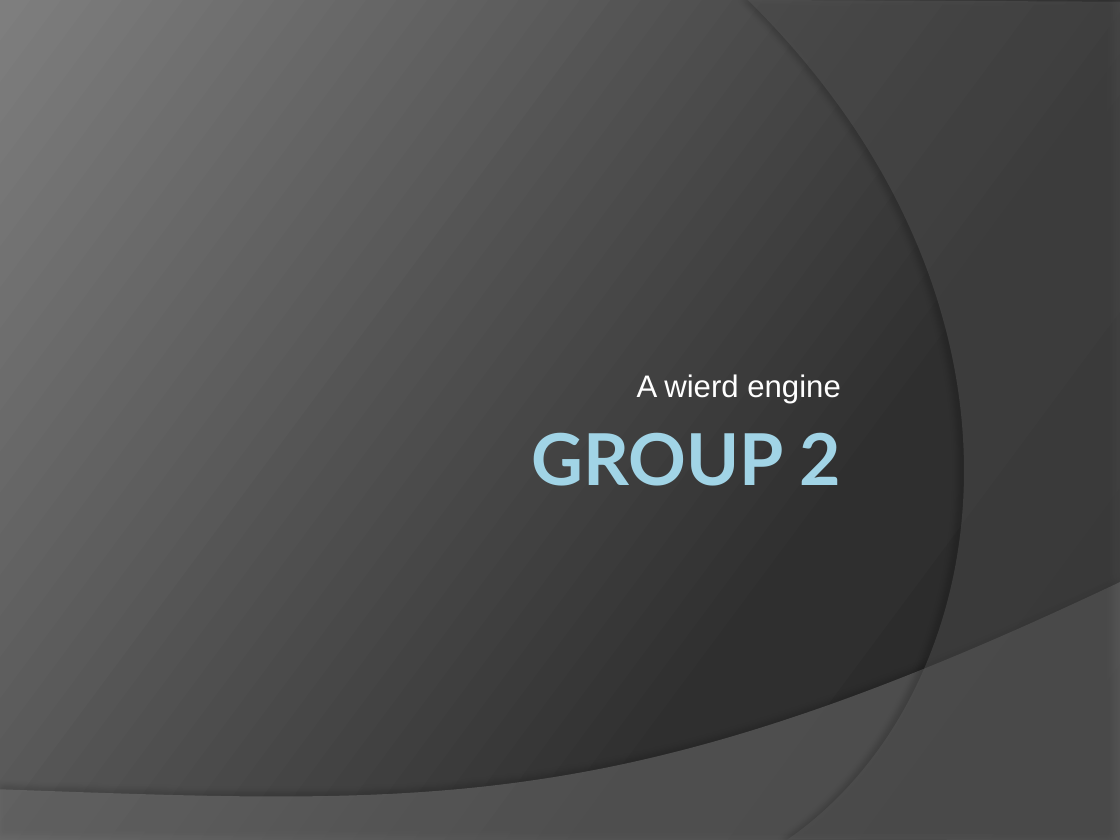
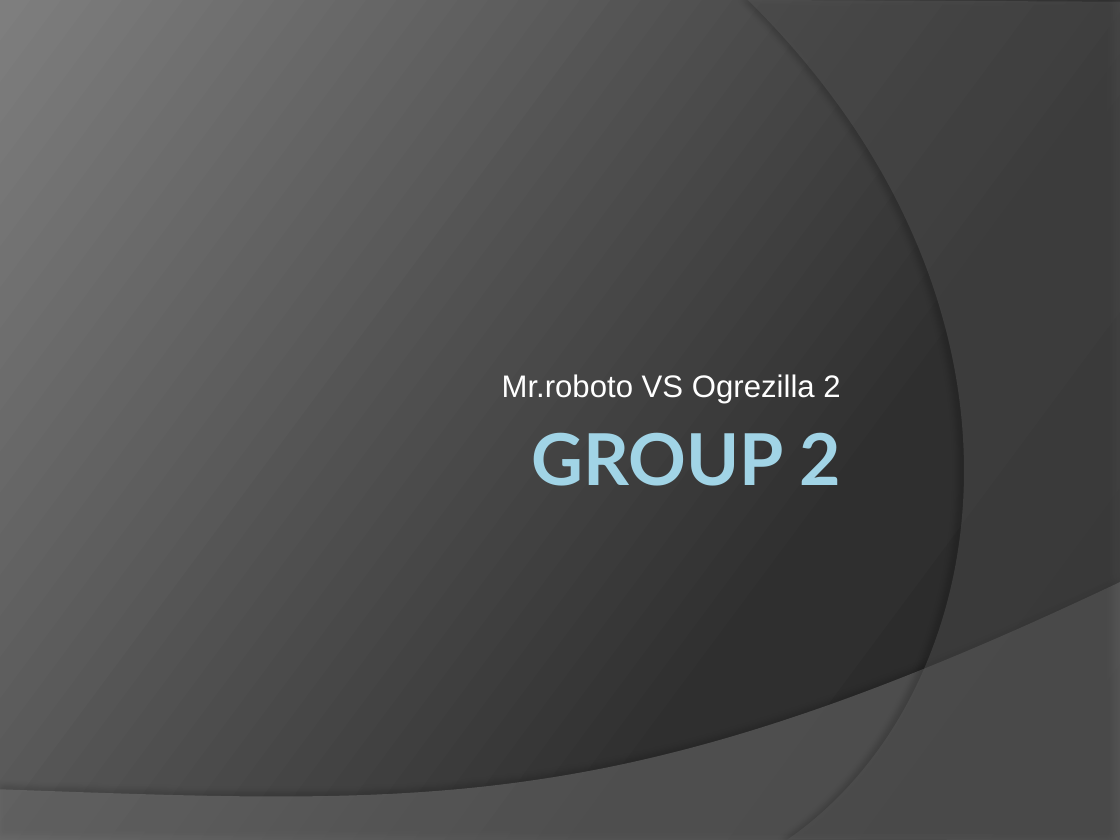
Before and after one commit to mgq812/simengines-g2-code, a slide deck: slide 1 of Presentation.pptx. Drawn at 1120x840 pixels with LibreOffice and Linux fonts; fonts in the diff are those of the drawing. Boxes give left, top, right and bottom in pixels: in the first picture for what was removed or moved away, otherwise in the second. Text is boxed around its words. In the diff, an @@ line names an element or a change of style, - is before the commit and + after.

```diff
--- a/Presentation.pptx
+++ b/Presentation.pptx
@@ subtitle at <box>502,374,840,403</box>: text changed @@
-A wierd engine
+Mr.roboto VS Ogrezilla 2
```
Also in this commit, not shown: 3 other slides changed, 1 slide added, 1 slide removed.
